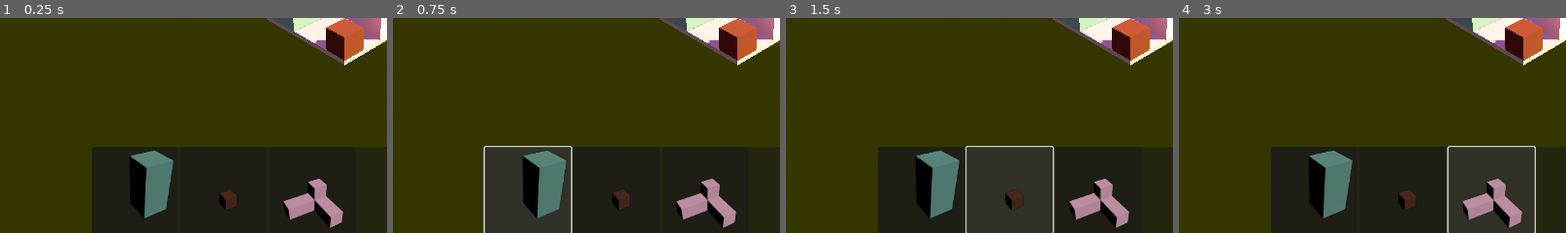
Above: before the commit, frames 1-4 (left to right).
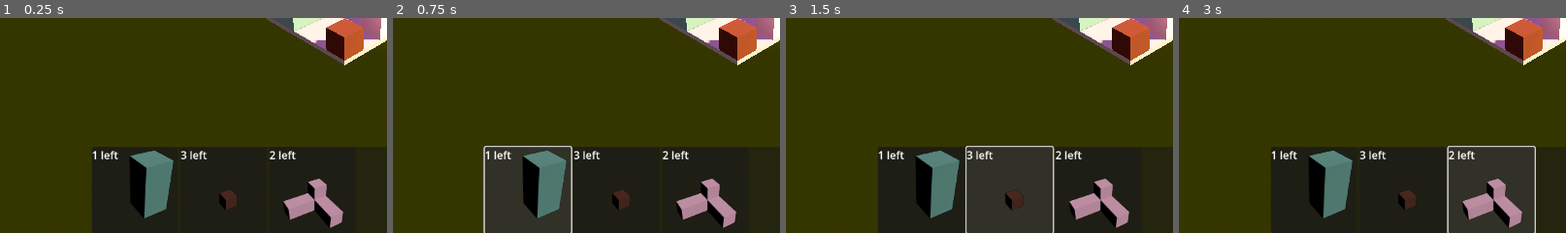
Above: after the commit, the same moments.

Repository: TomMurray/ld54
Game: Godot game, scene res://scenes/levels/test_level.tscn
The game is run twice, just before and just after one commit, with the same random seed, the same clock (stepped at 60 frames per second) and the same inputs.
Inputs (mouse positions are % of the whole screen's width and height, from its top left):
- Up to frame 1 (0.25 s): no input
- Up to frame 2 (0.75 s): click (23, 90) at 0.5 s
- Up to frame 3 (1.5 s): click (34, 90) at 1.27 s
- Up to frame 4 (3 s): click (34, 90) at 2 s, where only the run after the commit has a clickable "3 left"; click (46, 90) at 2.77 s
The pictures show only the part of the screen within x 6-55%, y 50-100%; the shares and areas given below are measured in that part.

The runs differ from the first frame. In frame 1, 0.5% of the frame differs, in the area x 23-77%, y 61-66%; in frame 2, 0.5%; in frame 3, 0.5%; in frame 4, 0.5%.

Commit message:
Handle available item count so that we update UI properly and don't allow the builder to show unavailable items

Diff:
--- a/scenes/levels/test_level.tscn
+++ b/scenes/levels/test_level.tscn
@@ -149,5 +149,6 @@
 inventory = NodePath("../../../../inventory")
 
 [connection signal="select_item" from="inventory" to="builder" method="select_constructible"]
+[connection signal="update_item_count" from="inventory" to="builder" method="_on_inventory_update_item_count"]
 [connection signal="build" from="builder" to="level" method="build_item"]
 [connection signal="item_selected" from="CanvasLayer/MarginContainer/PanelContainer/inventory_display" to="inventory" method="_on_inventory_display_item_selected"]
--- a/scripts/builder.gd
+++ b/scripts/builder.gd
@@ -39,7 +39,8 @@
 func select_constructible(index: int, s : PackedScene):
 	if index == curr_inventory_index:
 		return
-	placement_point.remove_child(curr_constructible)
+	if curr_constructible:
+		placement_point.remove_child(curr_constructible)
 	curr_constructible = null
 	curr_inventory_index = index
 	if index >= 0:
@@ -49,3 +50,9 @@
 
 func _process(delta):
 	pass
+
+
+func _on_inventory_update_item_count(index, count):
+	if index == curr_inventory_index:
+		if count <= 0:
+			select_constructible(-1, null)
--- a/scripts/inventory.gd
+++ b/scripts/inventory.gd
@@ -7,10 +7,13 @@
 
 signal update_item_count(index : int, count : int)
 
-func use_item(index : int):
-	contents[index].available_count -= 1
-	update_item_count.emit(index, contents[index].available_count)
+func use_item(index : int) -> PackedScene:
+	if (contents[index].available_count > 0):
+		contents[index].available_count -= 1
+		update_item_count.emit(index, contents[index].available_count)
+		return contents[index].constructible
 
+	return null
 
 func _on_inventory_display_item_selected(index):
-	select_item.emit(index, contents[index].constructible)
+	select_item.emit(index if contents[index].available_count > 0 else -1, contents[index].constructible)
--- a/scripts/inventory_item_button.gd
+++ b/scripts/inventory_item_button.gd
@@ -12,6 +12,10 @@
 
 func set_item_count(count : int):
 	remaining_count.text = "%d left" % count
+	if count <= 0:
+		remaining_count.add_theme_color_override("font_color", Color.GREEN)
+	else:
+		remaining_count.remove_theme_color_override("font_color")
 
 # Called when the node enters the scene tree for the first time.
 func _ready():
@@ -19,6 +23,7 @@
 	photo_stage.set_scene(level_res.constructible)
 	photo_stage.texture_baked.connect(_texture_baked)
 	add_child(photo_stage)
+	set_item_count(level_res.available_count)
 	level_res = null
 
 func _texture_baked(image : Image):
--- a/scripts/level.gd
+++ b/scripts/level.gd
@@ -4,7 +4,11 @@
 @export var inventory : Inventory
 
 func build_item(inventory_index : int, pos : Vector3):
-	# Get scene from inventory and instantiate it, place it in the scene
-	var inst = inventory.contents[inventory_index].constructible.instantiate() as Constructible
-	add_child(inst)
-	inst.position = pos
+	var new_item_scene = inventory.use_item(inventory_index)
+	if new_item_scene:
+		# Get scene from inventory and instantiate it, place it in the scene
+		var inst = new_item_scene.instantiate() as Constructible
+		add_child(inst)
+		inst.position = pos
+	else:
+		print("Failed to build item at inventory index %d" % inventory_index)
